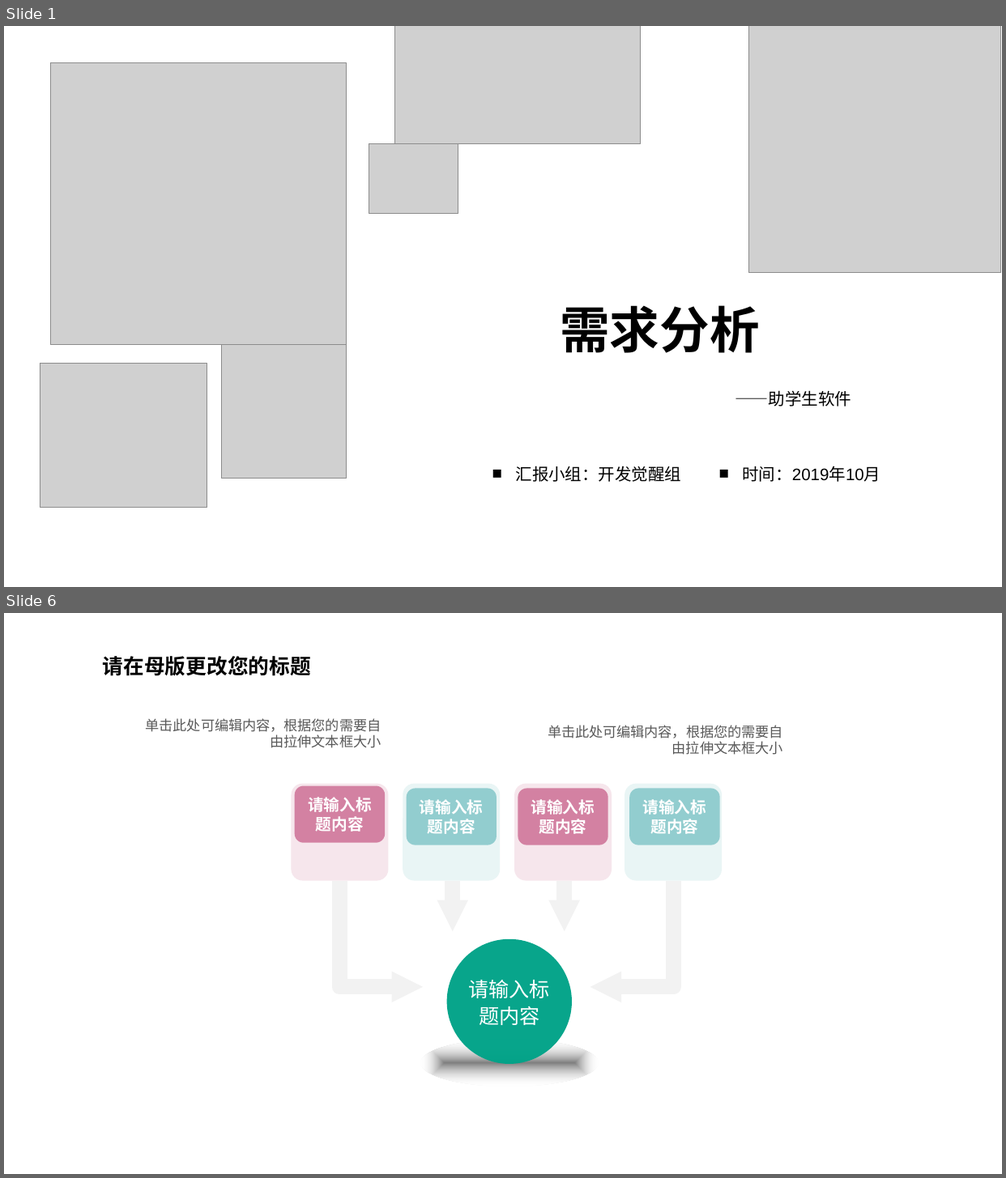
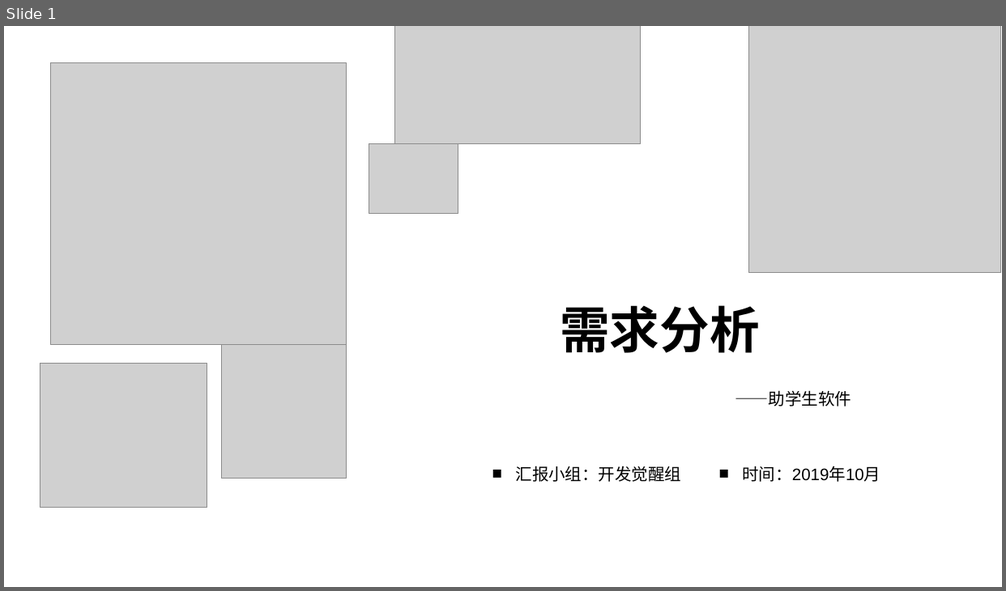
Before and after one commit to SoftwareDevelopmentPractice/DevolopingDocuments, a slide deck: 项目文档/需求分析.pptx. Shown one above the other, each under a label of ours: slides 1 and 6 before the commit, slide 1 after it; the slides between them are not shown. The pictures are 1006x1178 and 1006x591 pixels, drawn with LibreOffice and Linux fonts; fonts in the diff are those of the drawing; grey boxes stand for pictures; background and template pictures are left out. Boxes give left, top, right and bottom in pixels: in the first picture for what was removed or moved away, otherwise in the second. Text is boxed around its words. In the diff, an @@ line names an element or a change of style, - is before the commit and + after.

Commit message:
需求分析ppt已大致完成
还差uml图和一点点文字内容，就完成了。

```diff
--- a/项目文档/需求分析.pptx
+++ b/项目文档/需求分析.pptx
@@ slide 6 removed at [4, 613, 1002, 1174], background picture (left out) @@
@@ text removed at [103, 656, 311, 676] @@
-请在母版更改您的标题
@@ text removed at [146, 718, 381, 748] @@
-单击此处可编辑内容，根据您的需要自由拉伸文本框大小
@@ text removed at [548, 725, 783, 755] @@
-单击此处可编辑内容，根据您的需要自由拉伸文本框大小
@@ rounded rectangle removed at [292, 784, 389, 881] @@
@@ rounded rectangle removed at [295, 786, 385, 843] @@
-请输入标题内容
@@ rounded rectangle removed at [403, 784, 501, 881] @@
@@ rounded rectangle removed at [407, 788, 496, 845] @@
-请输入标题内容
@@ rounded rectangle removed at [514, 784, 612, 881] @@
@@ rounded rectangle removed at [518, 788, 608, 845] @@
-请输入标题内容
@@ rounded rectangle removed at [624, 784, 722, 881] @@
@@ rounded rectangle removed at [630, 788, 720, 845] @@
-请输入标题内容
@@ freeform shape removed at [339, 881, 423, 987] @@
@@ arrow removed from (453, 881) to (453, 932) @@
@@ arrow removed from (565, 881) to (565, 932) @@
@@ freeform shape removed at [590, 881, 673, 987] @@
@@ ellipse removed at [447, 939, 572, 1064] @@
-请输入标题内容
@@ ellipse removed at [421, 1040, 598, 1087] @@
```
Also in this commit, not shown: 18 slides changed, 6 slides added, 5 other slides removed, 2 other files.
